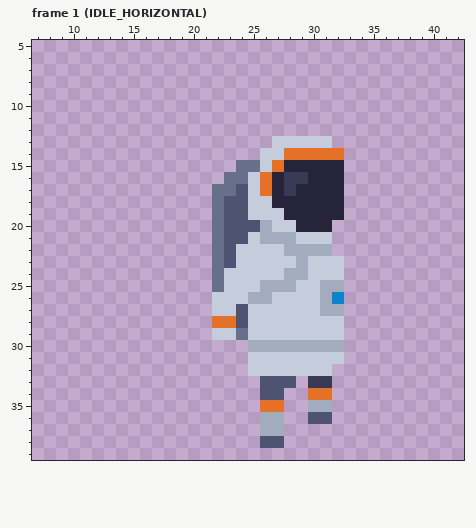
Two states of a pixel-art file, Orbsmash/ContentSource/Characters/Spaceman.aseprite. The picture above was drawn from the file before the commit.
48x48 pixels, 110 frames. Shown: frame 1 (IDLE_HORIZONTAL): x 7..42, y 5..39. The old version is drawn lined up with the new one, on the new canvas. The commit also changed other frames, which this record leaves out.
Now the later version:
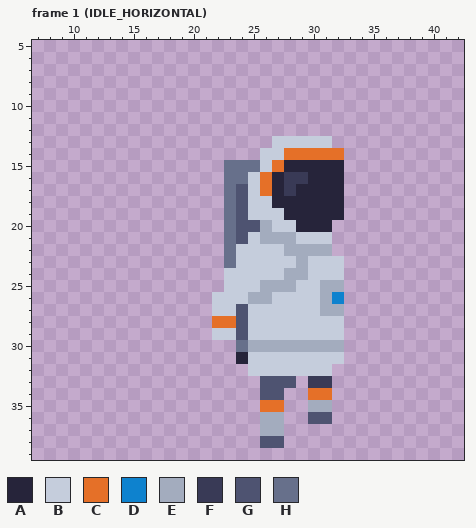
Palette (. is transparent): A #26243a  B #c5cddc  C #e57028  D #0e82ce  E #a3acbe  F #393a56  G #4e5371  H #67708b
Commit: spaceman animation fun
Change:
canvas 48x48 -> 60x48, the old top-left corner now at 6,0
--- frame 1 (IDLE_HORIZONTAL)
@@ x 20..25 @@
 14 ......
-15 ....HH
+15 ...HHH
 16 ...HHB
-17 ..HHGB
-18 ..HGGB
-19 ..HGGB
-20 ..HGGG
-21 ..HGGB
-22 ..HGBB
-23 ..HGBB
-24 ..HBBB
-25 ..HBBB
+17 ...HGB
+18 ...HGB
+19 ...HGB
+20 ...HGG
+21 ...HGB
+22 ...HBB
+23 ...HBB
+24 ...BBB
+25 ...BBB
 26 ..BBBE
@@ x 22..26 @@
 28 CCGBB
-29 BBHBB
-30 ...EE
-31 ...BB
+29 BBGBB
+30 ..HEE
+31 ..ABB
 32 ...BB
Where, in picture pixels (left, top, right, bottom), the same in both pictures:
changed: (212, 160, 236, 292)
changed: (236, 328, 248, 364)
